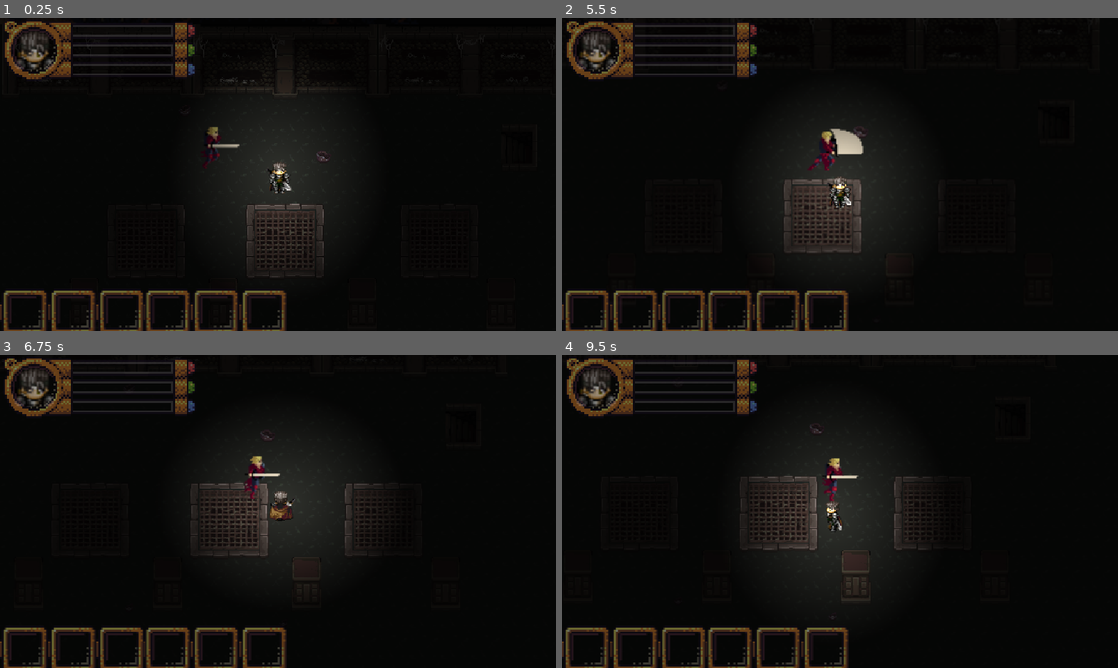
Above: before the commit, frames 1-4 (two rows, left to right).
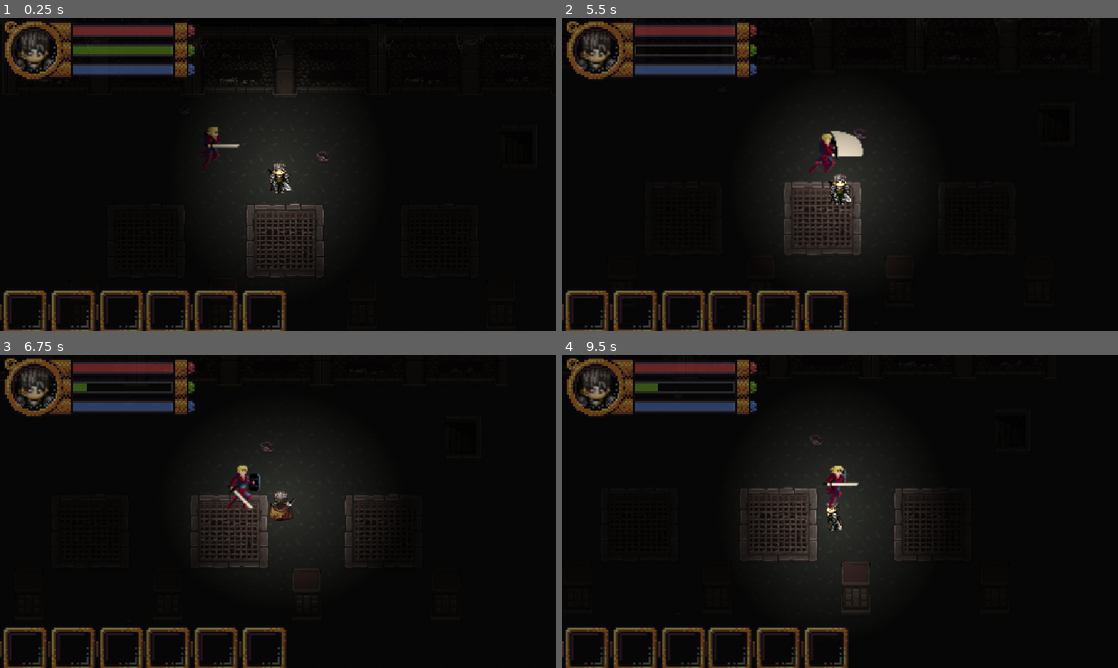
Above: after the commit, the same moments.

Repository: bbm-games/dankcryptic
Game: Godot game, scene res://game.tscn
The game is run twice, just before and just after one commit, with the same random seed, the same clock (stepped at 60 frames per second) and the same inputs. This scene is started directly instead of the project's main scene.
Inputs (mouse positions are in pixels of both pictures, inside the frame that each line leads up to):
- Up to frame 1 (0.25 s): no input
- Up to frame 2 (5.5 s): move the mouse to (962, 158) at 0.52 s; hold D (walk_right) 0.53-1.28 s; hold Space (dash) 0.53-1.28 s; move the mouse to (728, 190) at 1.27 s; hold S (walk_down) 1.28-2.03 s; click (728, 190) at 1.35 s; tap Space (dash) at 1.55, 2.85, 4.35 s; move the mouse to (895, 105) at 2.02 s; hold D (walk_right) 2.03-2.78 s; hold Space (dash) 2.03-2.78 s; move the mouse to (812, 237) at 2.77 s; hold W (walk_up) 2.78-3.53 s; move the mouse to (1006, 221) at 3.52 s; hold Space (dash) 3.53-4.28 s; hold A (walk_left) 3.53-5.03 s; click (1006, 221) at 3.6 s; tap Escape (pause) at 4.15 s; move the mouse to (673, 127) at 4.27 s; move the mouse to (867, 174) at 5.02 s; hold S (walk_down) from 5.03 s (still down); hold Space (dash) from 5.03 s (still down)
- Up to frame 3 (6.75 s): move the mouse to (194, 433) at 5.77 s; release S (walk_down) at 5.78 s; release Space (dash) at 5.78 s; hold D (walk_right) 5.78-6.53 s; click (194, 433) at 5.85 s; tap Space (dash) at 6.05 s; move the mouse to (400, 495) at 6.52 s; hold W (walk_up) from 6.53 s (still down); hold Space (dash) from 6.53 s (still down)
- Up to frame 4 (9.5 s): move the mouse to (728, 527) at 7.27 s; release W (walk_up) at 7.28 s; release Space (dash) at 7.28 s; hold D (walk_right) 7.28-8.03 s; tap Space (dash) at 7.35, 8.85 s; move the mouse to (895, 442) at 8.02 s; hold S (walk_down) 8.03-8.78 s; hold Space (dash) 8.03-8.78 s; click (895, 442) at 8.1 s; move the mouse to (812, 574) at 8.77 s; hold A (walk_left) from 8.78 s (still down)

The runs differ from the first frame. In frame 1, 1.3% of the frame differs, in the area x 13-32%, y 2-18%; in frame 2, 2.3%; in frame 3, 2.6%; in frame 4, 2.8%, in the area x 13-67%, y 2-85%.

Commit message:
added stamina system

Diff:
--- a/game.gd
+++ b/game.gd
@@ -5,6 +5,12 @@
 var player_body
 var player_sprite
 var light
+var health_bar
+var mana_bar
+var stamina_bar
+var bar_length
+var bar_height
+var player_data
 
 var currentMap
 var pauseMenu
@@ -29,21 +35,40 @@
 
 	rng = RandomNumberGenerator.new()
 
+	# add hover sound effect to all buttons
 	hoverSound = get_node("hoverSound")
 	connect_buttons(get_tree().root)
 	get_tree().node_added.connect(_on_SceneTree_node_added)
 
+	# get pause menu and hide it
 	pauseMenu = get_node("CanvasLayer/pauseMenu")
 	pauseMenu.hide()
 
+	# get player menu and hide it
 	playerMenu = get_node("CanvasLayer2/playerMenu")
 	playerMenu.hide()
 
+	# set up the player
 	player_body = get_node("player")
 	player_sprite = get_node("player/sprite")
 	light = get_node("player/PointLight2D")
 	#map_sprite = get_node("Testbg")
 	playerAnimationPlayer = get_node("PlayerAnimationPlayer")
+
+	# set up player's health, mana, and stamina
+	health_bar = get_node("HUDLayer/CanvasGroup/healthBar")
+	stamina_bar = get_node("HUDLayer/CanvasGroup/staminaBar")
+	mana_bar = get_node("HUDLayer/CanvasGroup/manaBar")
+	bar_length = stamina_bar.get_size().x
+	bar_height = stamina_bar.get_size().y
+
+	player_data = {} # TODO: eventually get this from file
+	player_data['stamina_regen_rate'] = 40
+	player_data['stamina_depl_rate'] = 50
+	player_data['max_stamina'] = 100
+	player_data['current_stamina'] = player_data['max_stamina']
+	player_data['max_health'] = 100
+	player_data['max_mana'] = 100
 
 	# load in the options menu
 	var options_resource = ResourceLoader.load("res://options.tscn")
@@ -126,10 +151,23 @@
 	light.energy = 7.05 + rng.randf_range(-1,1)
 
 	time_passed += delta
-	if dash:
+	if dash && player_data['current_stamina'] > 0:
 		speed = 1.5
+		if player_data['current_stamina'] - player_data['stamina_depl_rate'] * delta >= 0:
+			player_data['current_stamina'] = player_data['current_stamina'] - player_data['stamina_depl_rate']*delta
+		else:
+			player_data['current_stamina'] = 0
 	else:
 		speed = 0.75
+		# regen stamina
+		if player_data['current_stamina'] + player_data['stamina_regen_rate'] * delta <= player_data['max_stamina']:
+			player_data['current_stamina'] = player_data['current_stamina'] + player_data['stamina_regen_rate']*delta
+		else:
+			player_data['current_stamina'] = player_data['max_stamina']
+
+	# redraw stamina bar
+	stamina_bar.set_size(Vector2(player_data['current_stamina']/player_data['max_stamina'] * bar_length, bar_height))
+
 	if walk_up_held:
 		#currentMap.set_position(currentMap.get_position() + speed * Vector2(0, 0.25))
 		#player_body.set_position(player_body.get_position() + speed *Vector2(0, -0.25))
--- /dev/null
+++ b/game.gdshader
@@ -0,0 +1,231 @@
+/*
+Shader from Godot Shaders - the free shader library.
+godotshaders.com/shader/VHS-and-CRT-monitor-effect
+
+This shader is under CC0 license. Feel free to use, improve and
+change this shader according to your needs and consider sharing
+the modified result to godotshaders.com.
+*/
+
+shader_type canvas_item;
+
+//*** IMPORTANT! ***/
+// - If you are using this shader to affect the node it is applied to set 'overlay' to false (unchecked in the instepctor).
+// - If you are using this shader as an overlay, and want the shader to affect the nodes below in the Scene hierarchy,
+//   set 'overlay' to true (checked in the inspector).
+// On Mac there is potentially a bug causing this to not work properly. If that is the case and you want to use the shader as an overlay
+// change all "overlay ? SCREEN_TEXTURE : TEXTURE" to only "SCREEN_TEXTURE" on lines 129-140, and "vec2 uv = overlay ? warp(SCREEN_UV) : warp(UV);"
+// to "vec2 uv = warp(SCREEN_UV);" on line 98.
+uniform bool overlay = false;
+
+uniform sampler2D SCREEN_TEXTURE : hint_screen_texture, filter_linear_mipmap;
+
+uniform float scanlines_opacity : hint_range(0.0, 1.0) = 0.4;
+uniform float scanlines_width : hint_range(0.0, 0.5) = 0.25;
+uniform float grille_opacity : hint_range(0.0, 1.0) = 0.3;
+uniform vec2 resolution = vec2(640.0, 480.0); // Set the number of rows and columns the texture will be divided in. Scanlines and grille will make a square based on these values
+
+uniform bool pixelate = true; // Fill each square ("pixel") with a sampled color, creating a pixel look and a more accurate representation of how a CRT monitor would work.
+
+uniform bool roll = true;
+uniform float roll_speed = 8.0; // Positive values are down, negative are up
+uniform float roll_size : hint_range(0.0, 100.0) = 15.0;
+uniform float roll_variation : hint_range(0.1, 5.0) = 1.8; // This valie is not an exact science. You have to play around with the value to find a look you like. How this works is explained in the code below.
+uniform float distort_intensity : hint_range(0.0, 0.2) = 0.05; // The distortion created by the rolling effect.
+
+uniform float noise_opacity : hint_range(0.0, 1.0) = 0.4;
+uniform float noise_speed = 5.0; // There is a movement in the noise pattern that can be hard to see first. This sets the speed of that movement.
+
+uniform float static_noise_intensity : hint_range(0.0, 1.0) = 0.06;
+
+uniform float aberration : hint_range(-1.0, 1.0) = 0.03; // Chromatic aberration, a distortion on each color channel.
+uniform float brightness = 1.4; // When adding scanline gaps and grille the image can get very dark. Brightness tries to compensate for that.
+uniform bool discolor = true; // Add a discolor effect simulating a VHS
+
+uniform float warp_amount :hint_range(0.0, 5.0) = 1.0; // Warp the texture edges simulating the curved glass of a CRT monitor or old TV.
+uniform bool clip_warp = false;
+
+uniform float vignette_intensity = 0.4; // Size of the vignette, how far towards the middle it should go.
+uniform float vignette_opacity : hint_range(0.0, 1.0) = 0.5;
+
+// Used by the noise functin to generate a pseudo random value between 0.0 and 1.0
+vec2 random(vec2 uv){
+    uv = vec2( dot(uv, vec2(127.1,311.7) ),
+               dot(uv, vec2(269.5,183.3) ) );
+    return -1.0 + 2.0 * fract(sin(uv) * 43758.5453123);
+}
+
+// Generate a Perlin noise used by the distortion effects
+float noise(vec2 uv) {
+    vec2 uv_index = floor(uv);
+    vec2 uv_fract = fract(uv);
+
+    vec2 blur = smoothstep(0.0, 1.0, uv_fract);
+
+    return mix( mix( dot( random(uv_index + vec2(0.0,0.0) ), uv_fract - vec2(0.0,0.0) ),
+                     dot( random(uv_index + vec2(1.0,0.0) ), uv_fract - vec2(1.0,0.0) ), blur.x),
+                mix( dot( random(uv_index + vec2(0.0,1.0) ), uv_fract - vec2(0.0,1.0) ),
+                     dot( random(uv_index + vec2(1.0,1.0) ), uv_fract - vec2(1.0,1.0) ), blur.x), blur.y) * 0.5 + 0.5;
+}
+
+// Takes in the UV and warps the edges, creating the spherized effect
+vec2 warp(vec2 uv){
+	vec2 delta = uv - 0.5;
+	float delta2 = dot(delta.xy, delta.xy);
+	float delta4 = delta2 * delta2;
+	float delta_offset = delta4 * warp_amount;
+
+	return uv + delta * delta_offset;
+}
+
+// Adds a black border to hide stretched pixel created by the warp effect
+float border (vec2 uv){
+	float radius = min(warp_amount, 0.08);
+	radius = max(min(min(abs(radius * 2.0), abs(1.0)), abs(1.0)), 1e-5);
+	vec2 abs_uv = abs(uv * 2.0 - 1.0) - vec2(1.0, 1.0) + radius;
+	float dist = length(max(vec2(0.0), abs_uv)) / radius;
+	float square = smoothstep(0.96, 1.0, dist);
+	return clamp(1.0 - square, 0.0, 1.0);
+}
+
+// Adds a vignette shadow to the edges of the image
+float vignette(vec2 uv){
+	uv *= 1.0 - uv.xy;
+	float vignette = uv.x * uv.y * 15.0;
+	return pow(vignette, vignette_intensity * vignette_opacity);
+}
+
+void fragment()
+{
+	vec2 uv = overlay ? warp(SCREEN_UV) : warp(UV); // Warp the uv. uv will be used in most cases instead of UV to keep the warping
+	vec2 text_uv = uv;
+	vec2 roll_uv = vec2(0.0);
+	float time = roll ? TIME : 0.0;
+
+
+	// Pixelate the texture based on the given resolution.
+	if (pixelate)
+	{
+		text_uv = ceil(uv * resolution) / resolution;
+	}
+
+	// Create the rolling effect. We need roll_line a bit later to make the noise effect.
+	// That is why this runs if roll is true OR noise_opacity is over 0.
+	float roll_line = 0.0;
+	if (roll || noise_opacity > 0.0)
+	{
+		// Create the areas/lines where the texture will be distorted.
+		roll_line = smoothstep(0.3, 0.9, sin(uv.y * roll_size - (time * roll_speed) ) );
+		// Create more lines of a different size and apply to the first set of lines. This creates a bit of variation.
+		roll_line *= roll_line * smoothstep(0.3, 0.9, sin(uv.y * roll_size * roll_variation - (time * roll_speed * roll_variation) ) );
+		// Distort the UV where where the lines are
+		roll_uv = vec2(( roll_line * distort_intensity * (1.-UV.x)), 0.0);
+	}
+
+	vec4 text;
+	if (roll)
+	{
+		// If roll is true distort the texture with roll_uv. The texture is split up into RGB to
+		// make some chromatic aberration. We apply the aberration to the red and green channels accorging to the aberration parameter
+		// and intensify it a bit in the roll distortion.
+		text.r = texture(SCREEN_TEXTURE, text_uv + roll_uv * 0.8 + vec2(aberration, 0.0) * .1).r;
+		text.g = texture(SCREEN_TEXTURE, text_uv + roll_uv * 1.2 - vec2(aberration, 0.0) * .1 ).g;
+		text.b = texture(SCREEN_TEXTURE, text_uv + roll_uv).b;
+		text.a = 1.0;
+	}
+	else
+	{
+		// If roll is false only apply the aberration without any distorion. The aberration values are very small so the .1 is only
+		// to make the slider in the Inspector less sensitive.
+		text.r = texture(SCREEN_TEXTURE, text_uv + vec2(aberration, 0.0) * .1).r;
+		text.g = texture(SCREEN_TEXTURE, text_uv - vec2(aberration, 0.0) * .1).g;
+		text.b = texture(SCREEN_TEXTURE, text_uv).b;
+		text.a = 1.0;
+	}
+
+	float r = text.r;
+	float g = text.g;
+	float b = text.b;
+
+	uv = warp(UV);
+
+	// CRT monitors don't have pixels but groups of red, green and blue dots or lines, called grille. We isolate the texture's color channels
+	// and divide it up in 3 offsetted lines to show the red, green and blue colors next to each other, with a small black gap between.
+	if (grille_opacity > 0.0){
+
+		float g_r = smoothstep(0.85, 0.95, abs(sin(uv.x * (resolution.x * 3.14159265))));
+		r = mix(r, r * g_r, grille_opacity);
+
+		float g_g = smoothstep(0.85, 0.95, abs(sin(1.05 + uv.x * (resolution.x * 3.14159265))));
+		g = mix(g, g * g_g, grille_opacity);
+
+		float b_b = smoothstep(0.85, 0.95, abs(sin(2.1 + uv.x * (resolution.x * 3.14159265))));
+		b = mix(b, b * b_b, grille_opacity);
+
+	}
+
+	// Apply the grille to the texture's color channels and apply Brightness. Since the grille and the scanlines (below) make the image very dark you
+	// can compensate by increasing the brightness.
+	text.r = clamp(r * brightness, 0.0, 1.0);
+	text.g = clamp(g * brightness, 0.0, 1.0);
+	text.b = clamp(b * brightness, 0.0, 1.0);
+
+	// Scanlines are the horizontal lines that make up the image on a CRT monitor.
+	// Here we are actual setting the black gap between each line, which I guess is not the right definition of the word, but you get the idea
+	float scanlines = 0.5;
+	if (scanlines_opacity > 0.0)
+	{
+		// Same technique as above, create lines with sine and applying it to the texture. Smoothstep to allow setting the line size.
+		scanlines = smoothstep(scanlines_width, scanlines_width + 0.5, abs(sin(uv.y * (resolution.y * 3.14159265))));
+		text.rgb = mix(text.rgb, text.rgb * vec3(scanlines), scanlines_opacity);
+	}
+
+	// Apply the banded noise.
+	if (noise_opacity > 0.0)
+	{
+		// Generate a noise pattern that is very stretched horizontally, and animate it with noise_speed
+		float noise = smoothstep(0.4, 0.5, noise(uv * vec2(2.0, 200.0) + vec2(10.0, (TIME * (noise_speed))) ) );
+
+		// We use roll_line (set above) to define how big the noise should be vertically (multiplying cuts off all black parts).
+		// We also add in some basic noise with random() to break up the noise pattern above. The noise is sized according to
+		// the resolution value set in the inspector. If you don't like this look you can
+		// change "ceil(uv * resolution) / resolution" to only "uv" to make it less pixelated. Or multiply resolution with som value
+		// greater than 1.0 to make them smaller.
+		roll_line *= noise * scanlines * clamp(random((ceil(uv * resolution) / resolution) + vec2(TIME * 0.8, 0.0)).x + 0.8, 0.0, 1.0);
+		// Add it to the texture based on noise_opacity
+		text.rgb = clamp(mix(text.rgb, text.rgb + roll_line, noise_opacity), vec3(0.0), vec3(1.0));
+	}
+
+	// Apply static noise by generating it over the whole screen in the same way as above
+	if (static_noise_intensity > 0.0)
+	{
+		text.rgb += clamp(random((ceil(uv * resolution) / resolution) + fract(TIME)).x, 0.0, 1.0) * static_noise_intensity;
+	}
+
+	// Apply a black border to hide imperfections caused by the warping.
+	// Also apply the vignette
+	text.rgb *= border(uv);
+	text.rgb *= vignette(uv);
+	// Hides the black border and make that area transparent. Good if you want to add the the texture on top an image of a TV or monitor.
+	if (clip_warp)
+	{
+		text.a = border(uv);
+	}
+
+	// Apply discoloration to get a VHS look (lower saturation and higher contrast)
+	// You can play with the values below or expose them in the Inspector.
+	float saturation = 0.5;
+	float contrast = 1.2;
+	if (discolor)
+	{
+		// Saturation
+		vec3 greyscale = vec3(text.r + text.g + text.b) / 3.;
+		text.rgb = mix(text.rgb, greyscale, saturation);
+
+		// Contrast
+		float midpoint = pow(0.5, 2.2);
+		text.rgb = (text.rgb - vec3(midpoint)) * contrast + midpoint;
+	}
+
+	COLOR = text;
+}
--- a/game.tscn
+++ b/game.tscn
@@ -208,6 +208,30 @@
 region_enabled = true
 region_rect = Rect2(15.631, 10.3269, 33.099, 27.0018)
 
+[node name="healthBar" type="ColorRect" parent="HUDLayer/CanvasGroup"]
+unique_name_in_owner = true
+offset_left = 75.0
+offset_top = 9.0
+offset_right = 179.0
+offset_bottom = 17.0
+color = Color(0.823529, 0.270588, 0.27451, 1)
+
+[node name="staminaBar" type="ColorRect" parent="HUDLayer/CanvasGroup"]
+unique_name_in_owner = true
+offset_left = 75.0
+offset_top = 29.0
+offset_right = 179.0
+offset_bottom = 37.0
+color = Color(0.427451, 0.670588, 0.152941, 1)
+
+[node name="manaBar" type="ColorRect" parent="HUDLayer/CanvasGroup"]
+unique_name_in_owner = true
+offset_left = 75.0
+offset_top = 49.0
+offset_right = 179.0
+offset_bottom = 57.0
+color = Color(0.34902, 0.494118, 0.815686, 1)
+
 [node name="AnimationPlayer" type="AnimationPlayer" parent="HUDLayer"]
 root_node = NodePath("../..")
 libraries = {
